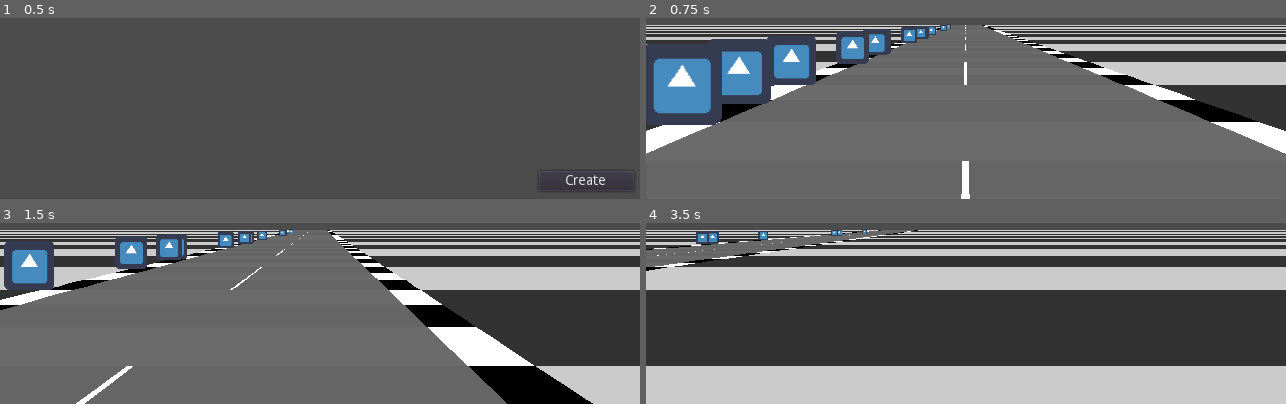
Above: before the commit, frames 1-4 (two rows, left to right).
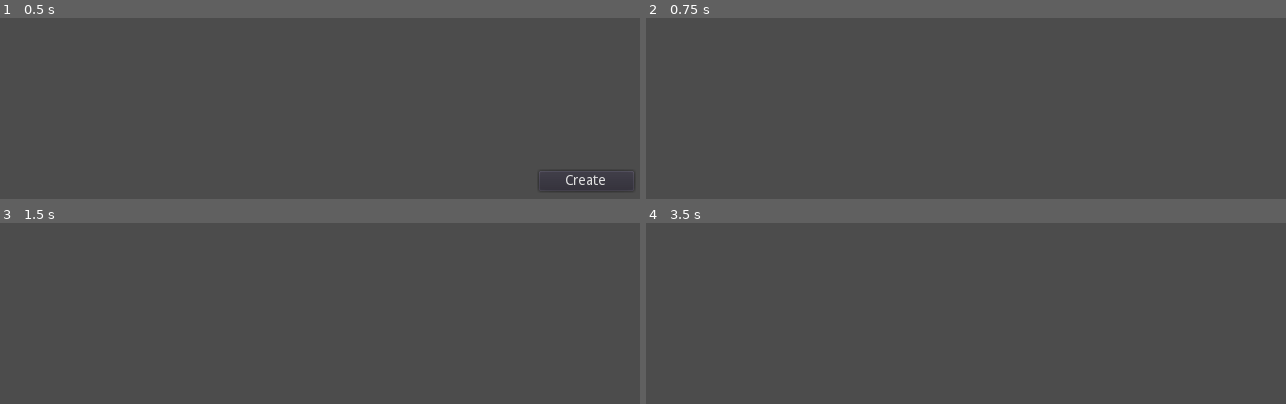
Above: after the commit, the same moments.

Repository: lucaslrt/RetroRacingTemplate
Game: Godot game, scene res://Scenes/RoadGenerator.tscn
The game is run twice, just before and just after one commit, with the same random seed, the same clock (stepped at 60 frames per second) and the same inputs. The project has no main scene, so this scene is started directly. The engine's default icon, where the game draws it, is replaced by a stand-in: a white triangle on a blue panel in a dark square.
Inputs (mouse positions are in pixels of both pictures, inside the frame that each line leads up to):
- Up to frame 1 (0.5 s): no input
- Up to frame 2 (0.75 s): click "Create" at 0.5 s
- Up to frame 3 (1.5 s): tap Enter at 1.25 s; move the mouse to (outside the picture) at 1.27 s; press the mouse at (outside the picture) at 1.28 s; hold Right (ui_right) from 1.28 s (still down)
- Up to frame 4 (3.5 s): move the mouse to (838, 241) at 2.02 s; release Right (ui_right) at 2.03 s; release the mouse at (838, 241) at 2.03 s; hold Down (ui_down) 2.03-2.78 s; click (838, 241) at 2.1 s; tap Space at 2.75 s; move the mouse to (outside the picture) at 2.77 s; hold Right (ui_right) from 2.78 s (still down); hold Right mouse button (erase) from 2.78 s (still down); click (outside the picture) at 3.05 s

Frame 1 is identical in both runs. In frame 2, 90% of the frame differs, in the area x 0-100%, y 3-100%; in frame 3, 94%; in frame 4, 96%.
Error after the commit: Invalid get index '-1' (on base: 'Array'). (res://Road.gd:55)

Commit message:
Adicionando a classe RoadSegment à criação de estrada.

Diff:
--- a/Road.gd
+++ b/Road.gd
@@ -17,7 +17,7 @@
 var breaking
 var decel
 var field_of_view = 100.0
-var cam_zoom = 1000 #Profundidade da câmera
+var cam_zoom = 1000
 var lines = []
 var grass
 var road
@@ -44,26 +44,25 @@
 	acceleration = float(top_speed) / 4
 	breaking = -top_speed
 	decel = float(-top_speed) / 5
-	cam_zoom = 1 / tan((field_of_view / 2) * PI / 180)
-
-#	_create_road()
-	_mock_road()
+	cam_zoom = 1 / tan((field_of_view / 2) * PI / 180) #TODO: melhorar essa conta aqui
+
+	_create_road()
+#	_mock_road()
 	pass
 
 func _create_road():
-	road_conf = SceneSwitcher.get_param("road_conf")
-#	print("road_conf = ", road_conf)
-
-	track_size = road_conf[road_conf.size() - 1].seg_size
+	road_conf = SceneSwitcher.get_param("road_conf") # Parâmetros para construção da pista
+	track_size = road_conf[road_conf.size() - 1].size
 #	print("track_size = ", track_size)
 	var road_conf_index = 0
-	for i in range(track_size):
-		lines.push_back({x = 0, y = 0, z = 0, X = 0, Y = 0, W = 0, scale = 0,
-			curve = 0, sprite = null, spriteX = 0, clip = 0.0})
-		lines[i].z = i * acceleration_view
-		if i > road_conf[road_conf_index].seg_size:
+	for i in range(track_size): # Construindo a pista de fato
+		lines.push_back(RoadSegment.new())
+		lines[i].pos_z = i * acceleration_view
+		if i > road_conf[road_conf_index].size:
 			road_conf_index += 1
-		lines[i].curve = road_conf[road_conf_index].curve
+
+		 # Setando parâmetros para o trecho específico
+		lines[i].curve_degrees = road_conf[road_conf_index].curve_degrees
 	pass
 
 func _mock_road():
@@ -73,8 +72,6 @@
 	var last_y = 0
 	var x = -((2600 - 1200)/2)
 	for i in range(track_size):# Quantity of horizontal lines on the road
-#		lines.push_back({x = 0, y = 0, z = 0, X = 0, Y = 0, W = 0, scale = 0,
-#			curve = 0, sprite = null, spriteX = 0, clip = 0.0})
 		lines.push_back(RoadSegment.new())
 		lines[i].pos_z = i * acceleration_view
 		if i != 0 and track_size % i == 0:
@@ -116,7 +113,6 @@
 	segment.width_3d = segment.scale * road_width * (screen_width / 2)
 	return segment
 
-
 func drawRoad(col, x1, y1, w1, x2, y2, w2):
 	var point = [Vector2(int(x1-w1), int(y1)), Vector2(int(x2-w2), int(y2)),
 	Vector2(int(x2+w2), int(y2)), Vector2(int(x1+w1), int(y1))]
@@ -150,26 +146,16 @@
 		line.sprite_decorations[0].sprite.scale = Vector2(destW/w, destH/h)
 		line.sprite_decorations[0].sprite.position = Vector2(destX, destY)
 		line.sprite_decorations[0].sprite.show()
-		print("Sprite aparece.")
 	pass
 
 func _draw():
 	var result = pos + (speed * step) # Cálculo da posição levando em conta a velocidade
 
-	#if result == 20000:#320000:
-	#	result = 0
-	print("result = ", result)
 	var n_max = track_size * acceleration_view
 
 	if(result >= n_max):
 		result -= n_max
-#	while result >= n_max:
-#		result -= n_max
-#
-#	while result < 0:
-#		result += n_max
-
-	print("result depois das contas = ", result)
+
 	pos = round(result)
 
 	var start_point = (float(pos) / acceleration_view) - 1
@@ -188,10 +174,12 @@
 		if n >= track_size:
 			num_pos = track_size * acceleration_view
 
-		var l = line(lines[fmod(n, track_size)],
+		var indexL = fmod(n, track_size)
+		var l = line(lines[indexL],
 			(playerX * road_width) - x, cam_h, pos - num_pos)
 
-		var p = lines[fmod((n-1), track_size)]
+		var indexP = fmod((n-1), track_size)
+		var p = lines[indexP]
 
 		x += dx
 		dx += l.curve_degrees
@@ -223,7 +211,8 @@
 		drawRoad(divid_line, p.x_3d, p.y_3d, p.width_3d * 0.01, l.x_3d, l.y_3d, l.width_3d * 0.01)
 
 	for n in range(start_point + render_seg_num, start_point, -1):
-		_draw_sprite(lines[fmod(n, track_size)])
+		var index = fmod(n, track_size)
+		_draw_sprite(lines[index])
 	pass
 
 func _physics_process(delta):
@@ -241,5 +230,5 @@
 	elif Input.is_action_pressed("ui_right"):
 		playerX += speedX * delta * 4
 
-	update()
-	pass
+	update() # Update _draw()
+	pass
--- a/Scenes/MinimapPoint.gd
+++ b/Scenes/MinimapPoint.gd
@@ -16,7 +16,7 @@
 	player_pos = get_node("/root/World/Road").pos
 	if road_conf != null:
 		for i in range(road_conf.size()):
-			if player_pos < road_conf[i].seg_size * 200:
+			if player_pos < road_conf[i].size * 200:
 				var tilemap = get_parent().get_node("TileMap")
 				var point_pos = Vector2(tilemap.minimap_conf[i].x, tilemap.minimap_conf[i].y)
 				draw_circle(tilemap.map_to_world(point_pos), 10, player_color)
--- a/Scenes/RoadGenerator.gd
+++ b/Scenes/RoadGenerator.gd
@@ -1,4 +1,6 @@
 extends Node2D
+
+const RoadSegment = preload("res://Scenes/RoadSegment.gd")
 
 const END_E = Vector2(1,0)
 const END_W = Vector2(0,1)
@@ -116,26 +118,48 @@
 		match(autotile_coord):
 			ROAD_NW:
 				if direction == -1:
-					new_road_conf.push_back({curve = 0.9, seg_size = 100})
+					new_road_conf.push_back(RoadSegment.new(100, 0.9))
 				else:
-					new_road_conf.push_back({curve = -0.9, seg_size = 100})
+					new_road_conf.push_back(RoadSegment.new(100, -0.9))
 			ROAD_NE:
 				if direction == 1:
-					new_road_conf.push_back({curve = 0.9, seg_size = 100})
+					new_road_conf.push_back(RoadSegment.new(100, 0.9))
 				else:
-					new_road_conf.push_back({curve = -0.9, seg_size = 100})
+					new_road_conf.push_back(RoadSegment.new(100, -0.9))
 			ROAD_SW:
 				if direction == -2:
-					new_road_conf.push_back({curve = -0.9, seg_size = 100})
+					new_road_conf.push_back(RoadSegment.new(100, -0.9))
 				else:
-					new_road_conf.push_back({curve = 0.9, seg_size = 100})
+					new_road_conf.push_back(RoadSegment.new(100, 0.9))
 			ROAD_ES:
 				if direction == 1:
-					new_road_conf.push_back({curve = -0.9, seg_size = 100})
+					new_road_conf.push_back(RoadSegment.new(100, -0.9))
 				else:
-					new_road_conf.push_back({curve = 0.9, seg_size = 100})
+					new_road_conf.push_back(RoadSegment.new(100, 0.9))
 			_:
-				new_road_conf.push_back({curve = 0, seg_size = 100})
+				new_road_conf.push_back(RoadSegment.new(100))
+#			ROAD_NW:
+#				if direction == -1:
+#					new_road_conf.push_back({curve = 0.9, seg_size = 100})
+#				else:
+#					new_road_conf.push_back({curve = -0.9, seg_size = 100})
+#			ROAD_NE:
+#				if direction == 1:
+#					new_road_conf.push_back({curve = 0.9, seg_size = 100})
+#				else:
+#					new_road_conf.push_back({curve = -0.9, seg_size = 100})
+#			ROAD_SW:
+#				if direction == -2:
+#					new_road_conf.push_back({curve = -0.9, seg_size = 100})
+#				else:
+#					new_road_conf.push_back({curve = 0.9, seg_size = 100})
+#			ROAD_ES:
+#				if direction == 1:
+#					new_road_conf.push_back({curve = -0.9, seg_size = 100})
+#				else:
+#					new_road_conf.push_back({curve = 0.9, seg_size = 100})
+#			_:
+#				new_road_conf.push_back({curve = 0, seg_size = 100})
 #	print("\n\n")
 	return new_road_conf
 
@@ -144,8 +168,8 @@
 	create_pressed = true
 	var track_size = 0
 	for i in road_conf:
-		i.seg_size += track_size
-		track_size += i.seg_size - track_size
+		i.size += track_size
+		track_size += i.size - track_size
 	print("road_tile_conf = ", road_tile_pos)
 	SceneSwitcher.change_scene("Scenes/World.tscn", {"road_conf":road_conf, "road_tile_conf":road_tile_pos})
 	pass # Replace with function body.
